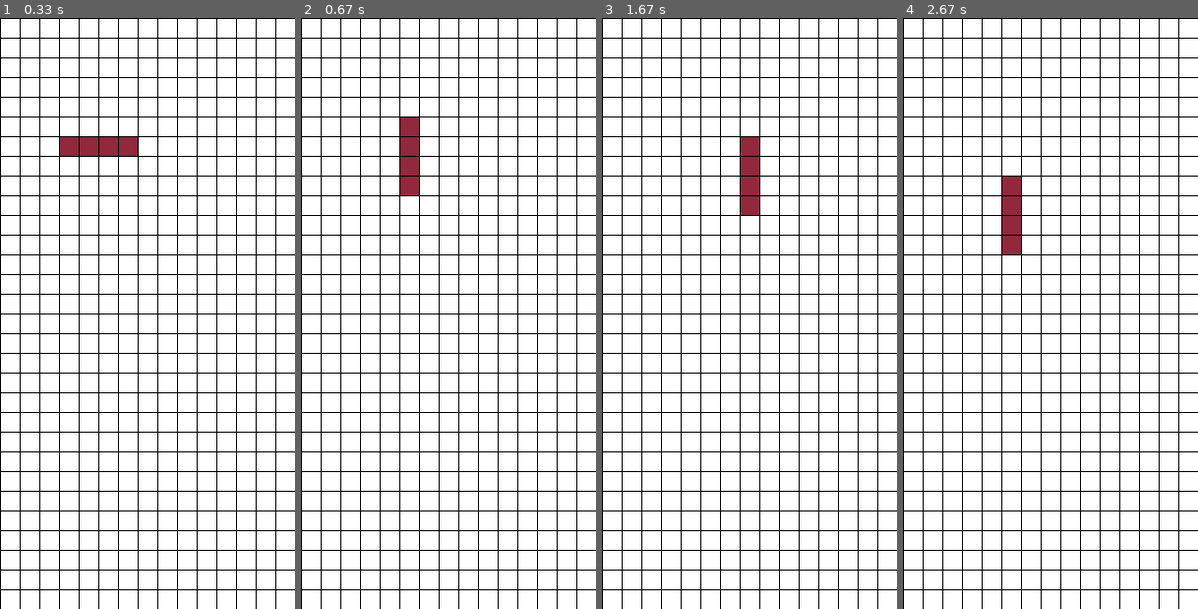
Above: before the commit, frames 1-4 (left to right).
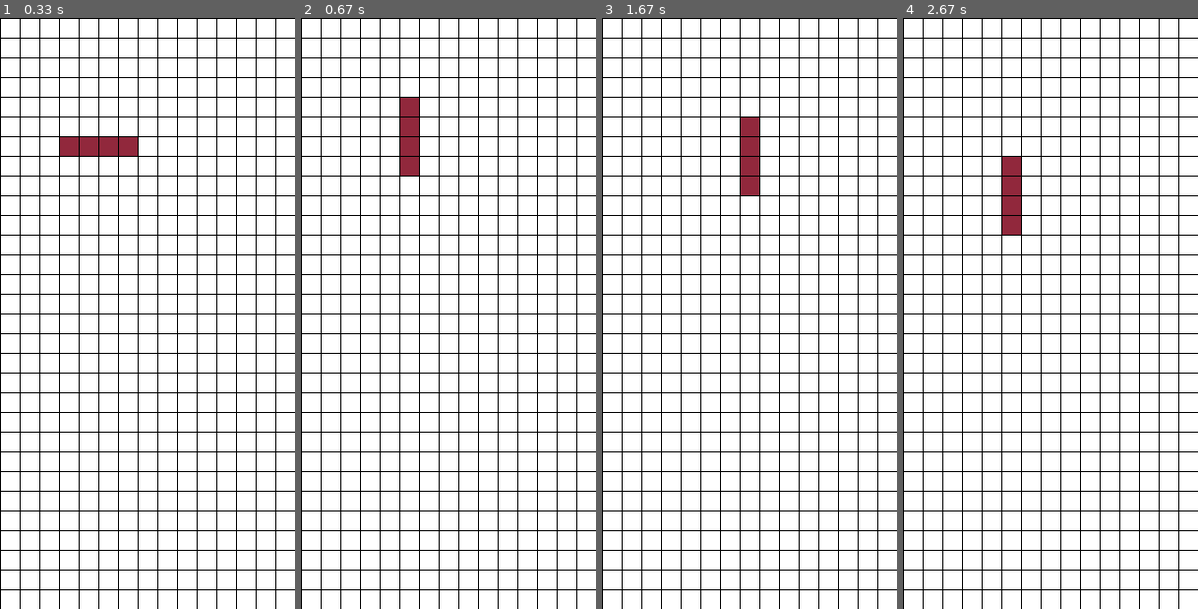
Above: after the commit, the same moments.

Repository: hakosaj/PygameAI
Game: pygame game, started from tetris/tetris.py
Two runs of this game, one before a commit and one after it. Both use one fixed random seed, a clock stepped at 60 frames per second and the inputs below.
Inputs:
- Up to frame 1 (0.33 s): no input
- Up to frame 2 (0.67 s): tap Space at 0.33 s
- Up to frame 3 (1.67 s): hold Right 0.67-1.13 s; tap Space at 0.73, 1.03, 1.23, 1.53 s; hold Right 1.17-1.63 s
- Up to frame 4 (2.67 s): hold Left 1.67-2.2 s; tap Space at 1.73, 2.03, 2.3, 2.63 s; hold Down 2.23-2.53 s; hold Left from 2.57 s (still down)

Frame 1 is identical in both runs. In frame 2, 0.4% of the frame differs, in the area x 33-40%, y 13-30%; in frame 3, 0.4%; in frame 4, 0.4%.

Commit message:
Temporary fix for L-block. All blocks should be working now.

Diff:
--- a/tetris/block.py
+++ b/tetris/block.py
@@ -86,9 +86,15 @@
 
     def rotateBlock(self):
         self.clearSquares()
-        self.createConfiguration(6)
+        self.createConfiguration(2)
         try:
             if abs(self.rightEdge()-self.leftEdge())>4:
-                self.createConfiguration(-6)
+                self.clearSquares()
+                self.createConfiguration(-2)
         except AttributeError:
-            self.createConfiguration(-6)
+            self.createConfiguration(-2)
+        if self.squares.count(None):
+            print("none!!!!")
+            return 0
+        else:
+            return 1
--- a/tetris/grid.py
+++ b/tetris/grid.py
@@ -35,6 +35,7 @@
         self.removeBlock(block)
         self.addBlock(a)
 
+
     def addBlock(self,block):
         for item in self.squares:
             for sub in item:
@@ -62,7 +63,7 @@
     def neighborAt(self,square,orientation):
         xs=square.xcoord
         ys=square.ycoord
-        print(orientation)
+        #print(orientation)
         if(orientation==0):
             return self.elementAt(xs,ys-1)
         elif(orientation==1):
--- a/tetris/tetris.py
+++ b/tetris/tetris.py
@@ -85,8 +85,14 @@
                 pygame.quit()
                 sys.exit()
             elif event.key == pygame.K_SPACE:
-                if (activeBlock.configuration!="o"):
-                    g.modifyBlock(activeBlock)
+                if (activeBlock.configuration=="l"):
+                    if not ((activeBlock.offset==2 and activeBlock.x>12) or (activeBlock.offset==6 and activeBlock.x>13) ):
+                        g.modifyBlock(activeBlock)
+                else:
+                    if (activeBlock.configuration!="o"):
+                        g.modifyBlock(activeBlock)
+
+
             elif event.key == pygame.K_RIGHT:
                 activeBlock=moveBlock(activeBlock,g,1,0)
             elif event.key == pygame.K_DOWN:
@@ -117,6 +123,8 @@
 
 
 
+    print("offset: ",activeBlock.offset)
+    print("x: ",activeBlock.x)
     tickcounter+=1
     pygame.display.flip()
     clock.tick(20)
